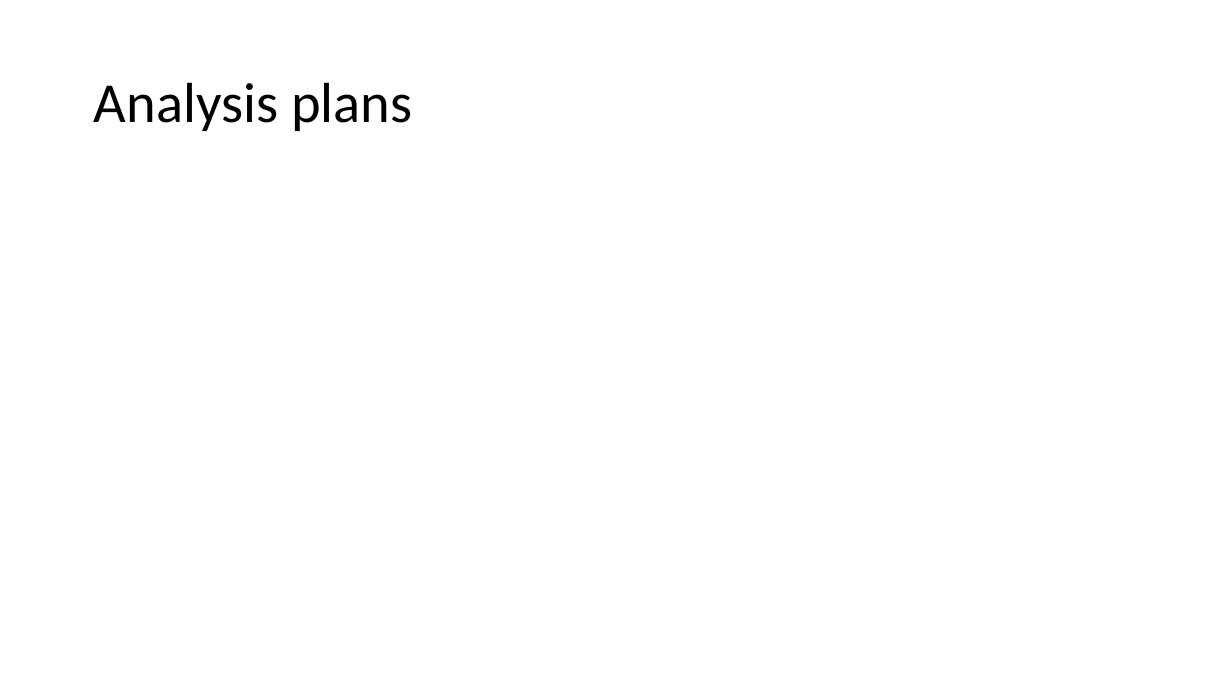
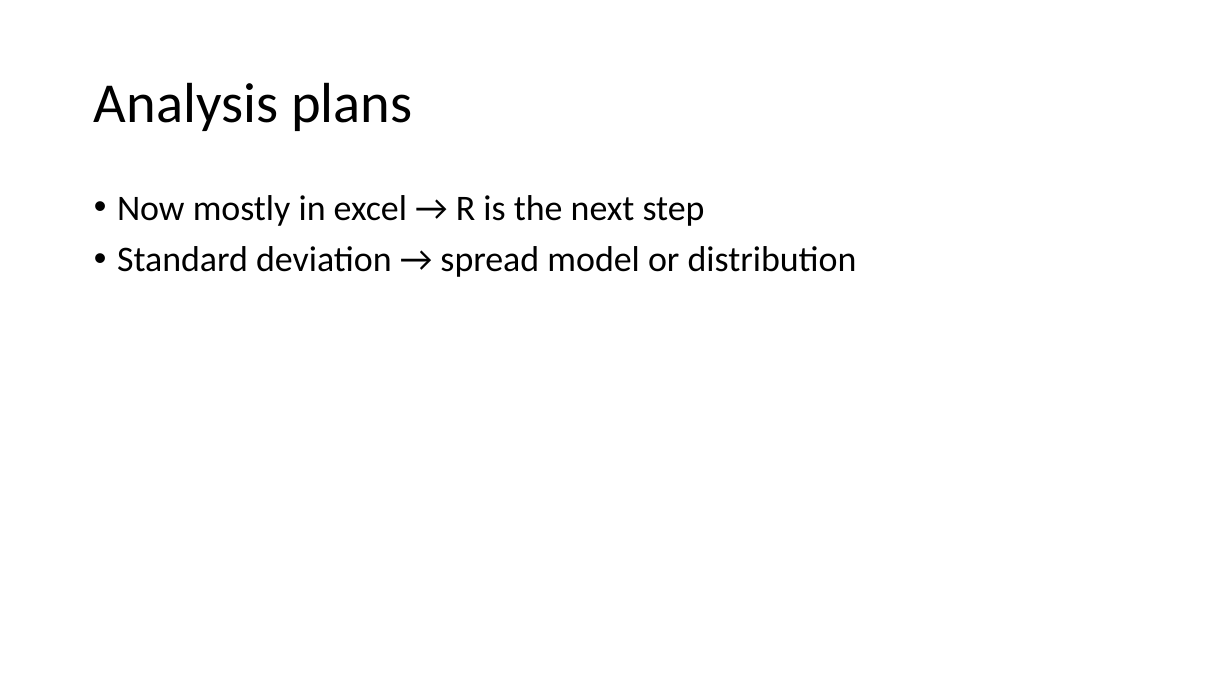
Before and after one commit to J-Damhuis/Cooperation, a slide deck: slide 16 of Presentations/Presentation_17-12-2018.pptx (slide 8 before the commit). Drawn at 1232x693 pixels with LibreOffice and Linux fonts; fonts in the diff are those of the drawing. Boxes give left, top, right and bottom in pixels: in the first picture for what was removed or moved away, otherwise in the second. Text is boxed around its words. In the diff, an @@ line names an element or a change of style, - is before the commit and + after.

```diff
--- a/Presentations/Presentation_17-12-2018.pptx
+++ b/Presentations/Presentation_17-12-2018.pptx
@@ text added at bbox=[117, 195, 857, 277], 28 pt, text #000000 @@
+• Now mostly in excel → R is the next step
+• Standard deviation → spread model or distribution
```
Also in this commit, not shown: 5 other slides changed, 10 slides added, 2 slides removed, 1 other file.
